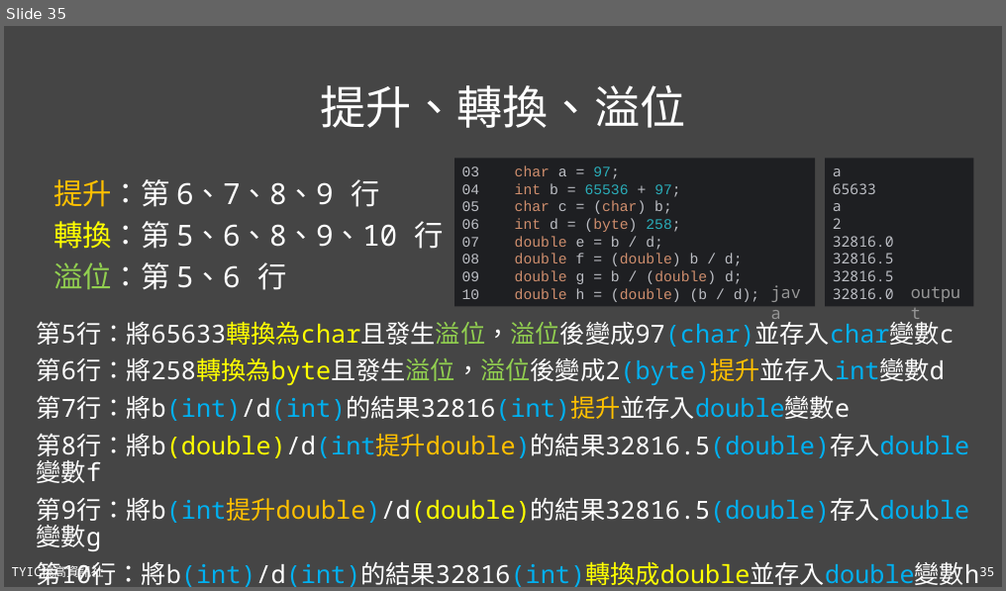
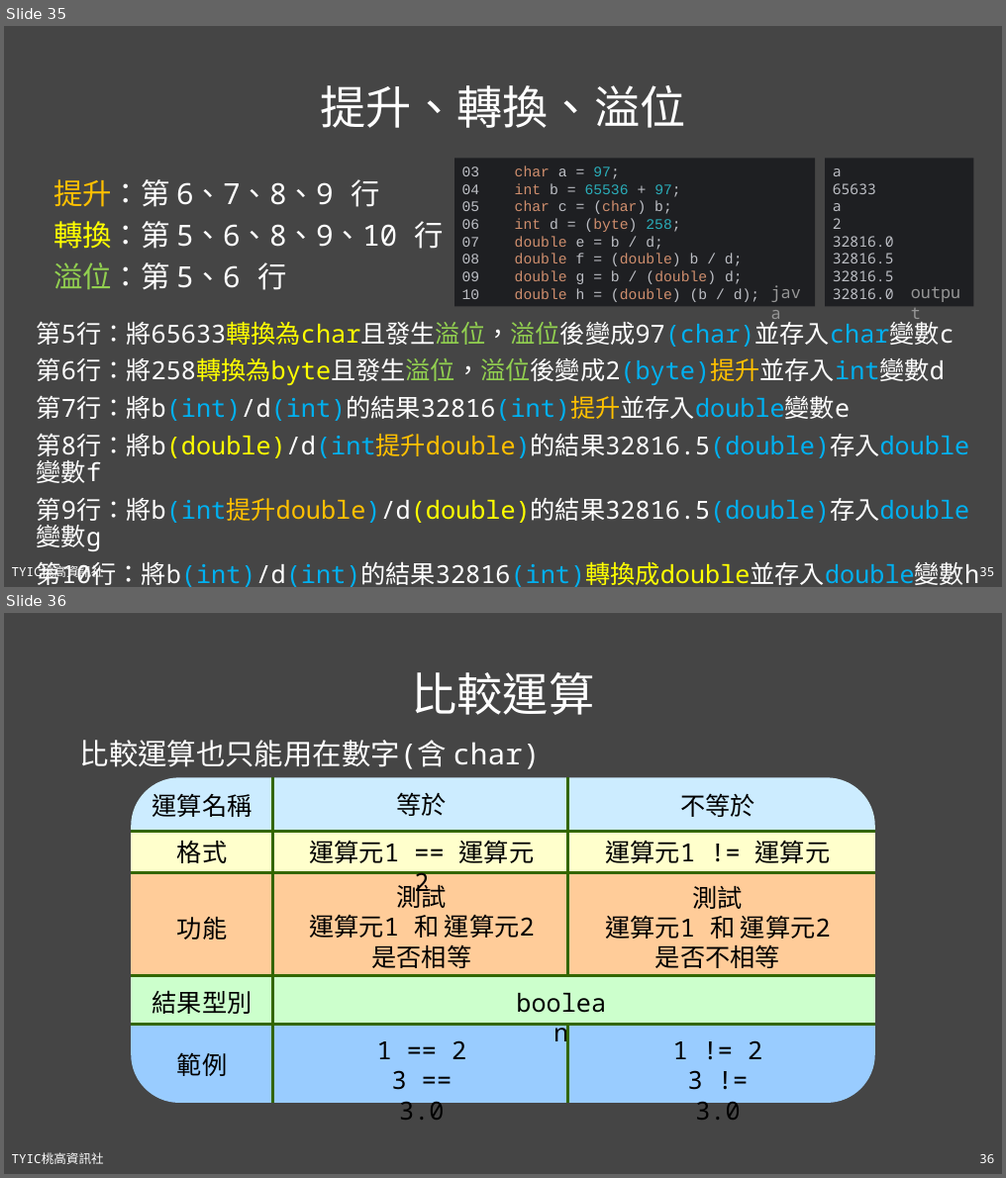
Before and after one commit to TYSHIC/slides, a slide deck: powerpoint/04_初探Java.pptx. Shown one above the other, each under a label of ours: slide 35 before the commit, slides 35 and 36 after it. The pictures are 1006x591 and 1006x1178 pixels, drawn with LibreOffice and Linux fonts; fonts in the diff are those of the drawing. Boxes give left, top, right and bottom in pixels: in the first picture for what was removed or moved away, otherwise in the second. Text is boxed around its words. In the diff, an @@ line names an element or a change of style, - is before the commit and + after.

Commit message:
04_boolean_operation

```diff
--- a/powerpoint/04_初探Java.pptx
+++ b/powerpoint/04_初探Java.pptx
@@ slide 36 added at [4, 613, 1002, 1174], background #454545; not listed: 2 template elements that a slide beside it also shows @@
@@ title added at [411, 672, 594, 715], 44 pt, text #FFFFFF @@
+比較運算
@@ text added at [80, 740, 540, 769], 28 pt, text #FFFFFF @@
+比較運算也只能用在數字(含 char)
@@ group added at [132, 777, 875, 1120]: 14 texts, 7 lines, 5 freeform shapes @@
+運算元1 != 運算元2
+不等於
+1 != 2
+3 != 3.0
+boolean
+等於
+1 == 2
+3 == 3.0
+測試
+運算元1 和 運算元2
+是否相等
+運算元1 == 運算元2
+運算名稱
+範例
+結果型別
+功能
+格式
+測試
+運算元1 和 運算元2
+是否不相等
```
Also in this commit, not shown: 7 slides changed, 3 other slides added, 4 other files.
